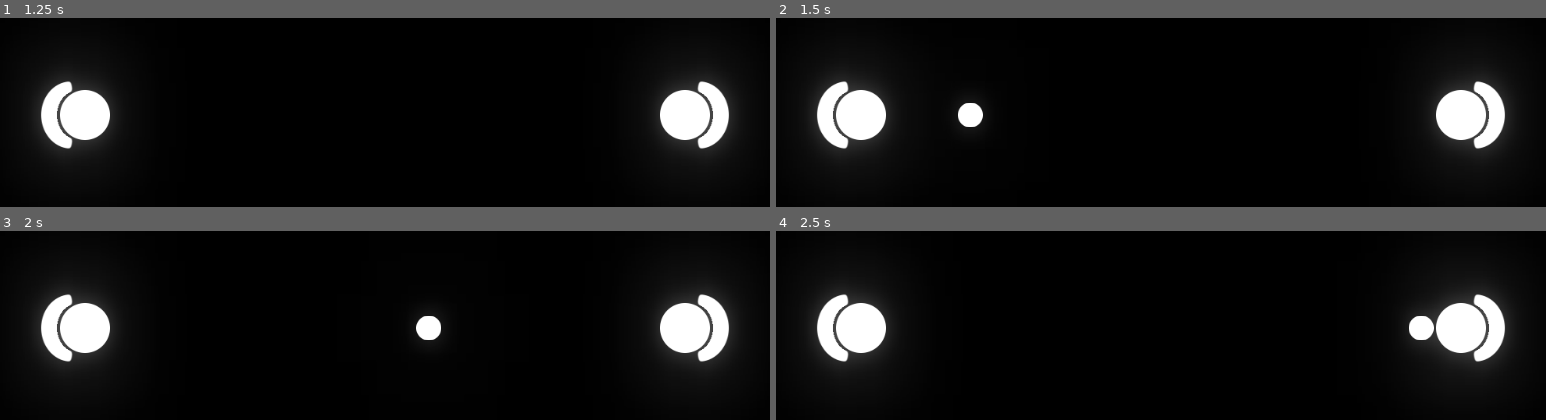
Above: before the commit, frames 1-4 (two rows, left to right).
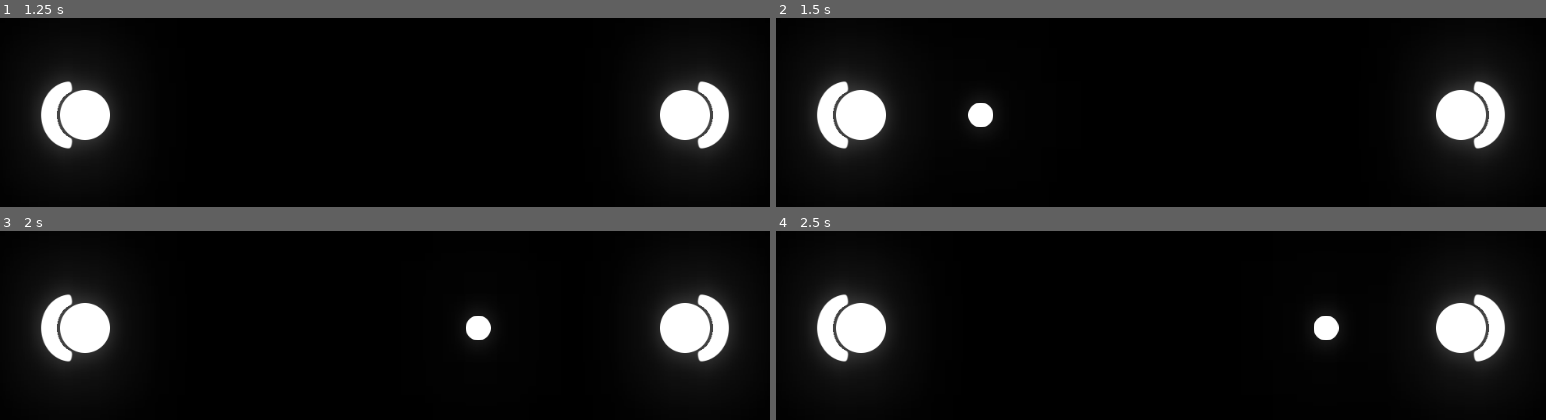
Above: after the commit, the same moments.

Repository: MenesesGHZ/PongPing
Game: Godot game, scene res://src/game/game.tscn
Same seed, same stepped clock (60 frames per second), same inputs: the game is played once before the commit and once after it.
Inputs:
- Up to frame 1 (1.25 s): tap Enter at 0.5 s
- Up to frame 2 (1.5 s): tap Space at 1.25 s
- Up to frame 3 (2 s): no input
- Up to frame 4 (2.5 s): no input

Frame 1 is identical in both runs. In frame 2, 0.4% of the frame differs, in the area x 23-29%, y 44-58%; in frame 3, 0.7%, in the area x 54-64%, y 44-58%; in frame 4, 0.7%.

Commit message:
Update Branch

Diff:
--- a/src/game/bullet/bullet.gd
+++ b/src/game/bullet/bullet.gd
@@ -1,6 +1,6 @@
 extends RigidBody2D
 
-var initial_impulse = 600
+var initial_impulse = 700
 var bounce_counter = 0
 var player_owner
 
@@ -11,6 +11,12 @@
 func _process(_delta: float) -> void:
 	pass
 
+func _on_body_entered(body):
+	var core_hitted = body.has_node("CollisionShape2D")
+	if core_hitted and body.is_in_group("Players"):
+		body.substract_life_points(1)
+
+
 func _on_body_exited(body):
 	bounce_counter += 1
 	if bounce_counter == 3:
@@ -20,7 +26,6 @@
 		rotation_degrees = 0
 		bounce_counter = 0
 
-
 func compute_impulse(rotation_degrees: float) -> Vector2:
 	var radians = rotation_degrees * PI/180
 	var impulse = Vector2(cos(radians), sin(radians))
--- a/src/game/bullet/bullet.tscn
+++ b/src/game/bullet/bullet.tscn
@@ -27,4 +27,5 @@
 [node name="CollisionShape2D" type="CollisionShape2D" parent="."]
 shape = SubResource( 1 )
 
+[connection signal="body_entered" from="." to="." method="_on_body_entered"]
 [connection signal="body_exited" from="." to="." method="_on_body_exited"]
--- a/src/game/player/player.gd
+++ b/src/game/player/player.gd
@@ -32,7 +32,7 @@
 
 ## Private Variables
 var _bullets := []
-var lifes = 1
+var life_points = 1
 
 
 ## Built-In Virtual Methods
@@ -87,6 +87,11 @@
 	return _bullets.size() > 0
 
 
+func substract_life_points(points: int) -> void:
+	life_points -= 1
+	if life_points == 0:
+		print("GAME OVER!!!") # TODO: FUCK U
+
 func shoot() -> void:
 	if not can_shoot():
 		return
Not shown, changed: assets/game/bullet/bullet.png.import
Not shown, changed: assets/game/player/player.png.import
Not shown, changed: assets/game/player/shield.png.import
Not shown, changed: .gitignore
Not shown, changed: README.md
